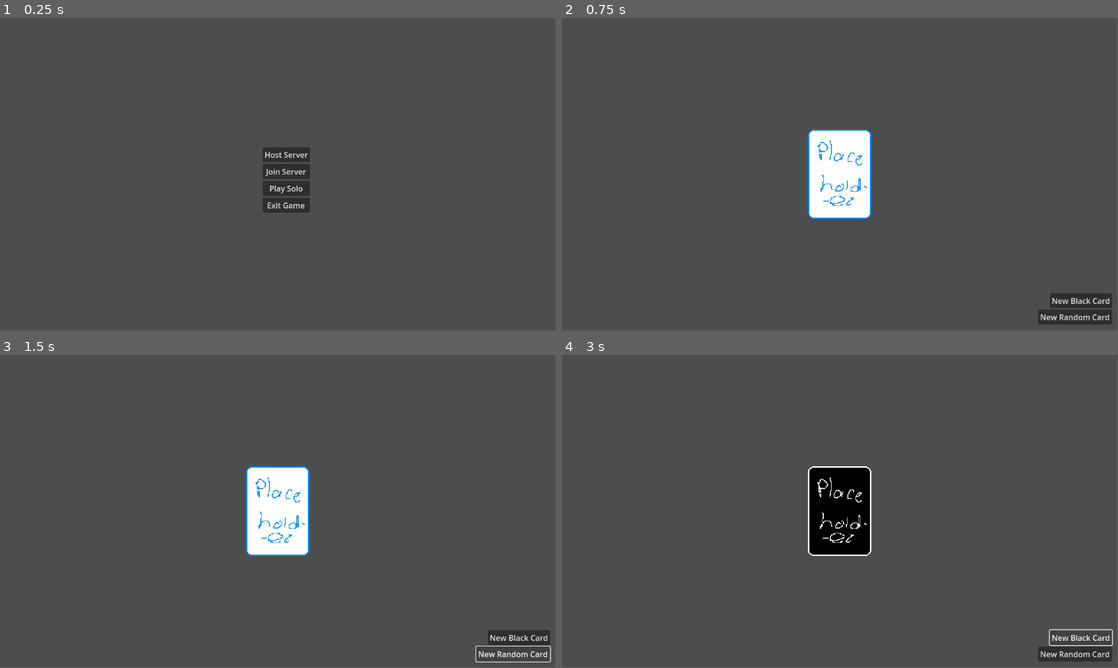
Above: before the commit, frames 1-4 (two rows, left to right).
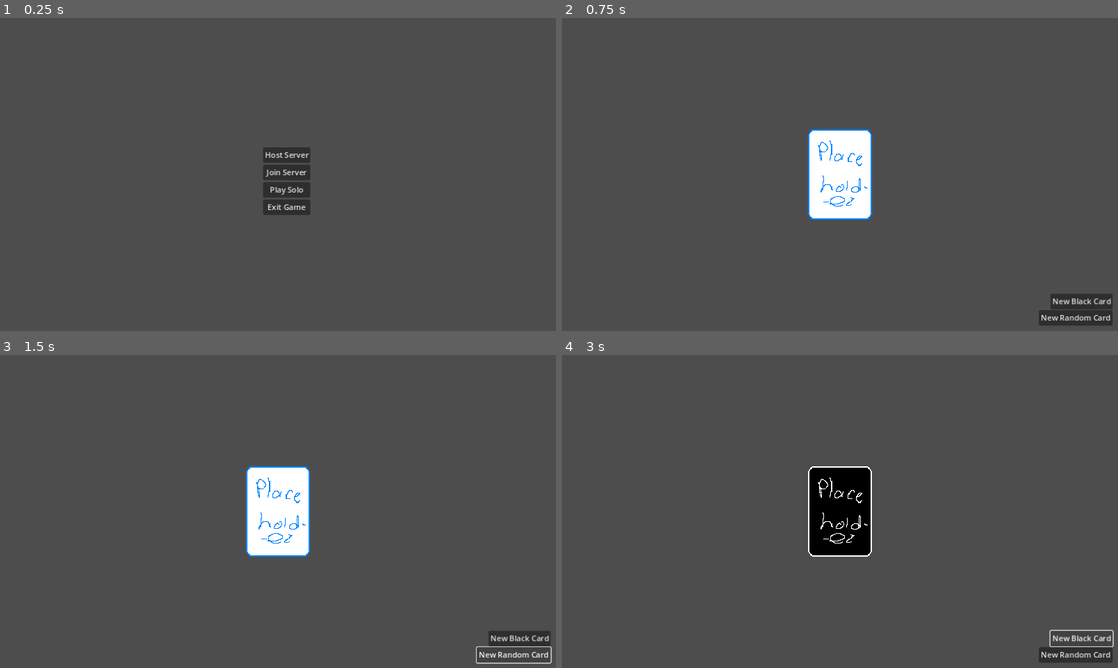
Above: after the commit, the same moments.

Repository: PathToEmpathy/Path-to-Empathy
Game: Godot game, scene res://NODE/main.tscn
Same seed, same stepped clock (60 frames per second), same inputs: the game is played once before the commit and once after it.
Inputs:
- Up to frame 1 (0.25 s): no input
- Up to frame 2 (0.75 s): click "Play Solo" at 0.5 s
- Up to frame 3 (1.5 s): click "New Random Card" at 1.25 s
- Up to frame 4 (3 s): click "New Random Card" at 2 s; click "New Black Card" at 2.75 s
In our replay, the window is 799x449 before the commit and 800x450 after it. These sizes can differ from the game's own. Grey fills any space a smaller window leaves; there, only what the larger window draws over its background counts as a difference.

The runs differ from the first frame. In frame 1, 0.6% of the frame differs, in the area x 47-56%, y 42-63%; in frame 2, 0.8%; in frame 3, 0.9%; in frame 4, 0.9%, in the area x 44-100%, y 35-99%.
Error after the commit: Parse Error: Class "InHand" hides a global script class. (res://Script/States/InHand.gd:2)

Commit message:
Buttons now pop up when clicking on a card in hand, and playing a card changes it's state to OnTable

Diff:
--- /dev/null
+++ b/NODE/TableScene/buttons_sprite.tscn
@@ -0,0 +1,27 @@
+[gd_scene load_steps=4 format=3 uid="uid://bs44egchafdbd"]
+
+[ext_resource type="Texture2D" uid="uid://bpp38jseg1nrv" path="res://Assets/buttons.png" id="1_5jle5"]
+[ext_resource type="Script" path="res://Script/area_2d.gd" id="2_1m33c"]
+
+[sub_resource type="RectangleShape2D" id="RectangleShape2D_phoxm"]
+size = Vector2(40, 32)
+
+[node name="Buttons Sprite" type="Sprite2D"]
+visible = false
+texture_filter = 1
+position = Vector2(0, -78.6667)
+texture = ExtResource("1_5jle5")
+
+[node name="ConfirmArea" type="Area2D" parent="."]
+script = ExtResource("2_1m33c")
+
+[node name="CollisionShape2D" type="CollisionShape2D" parent="ConfirmArea"]
+position = Vector2(-24, 1.52588e-05)
+shape = SubResource("RectangleShape2D_phoxm")
+
+[node name="CancelArea" type="Area2D" parent="."]
+script = ExtResource("2_1m33c")
+
+[node name="CollisionShape2D" type="CollisionShape2D" parent="CancelArea"]
+position = Vector2(24, 0)
+shape = SubResource("RectangleShape2D_phoxm")
--- /dev/null
+++ b/NODE/TableScene/card_area.tscn
@@ -0,0 +1,12 @@
+[gd_scene load_steps=3 format=3 uid="uid://jt0fh5ge8k3a"]
+
+[ext_resource type="Script" path="res://Script/area_2d.gd" id="1_nx2en"]
+
+[sub_resource type="RectangleShape2D" id="RectangleShape2D_y8paj"]
+size = Vector2(88, 124)
+
+[node name="CardArea" type="Area2D"]
+script = ExtResource("1_nx2en")
+
+[node name="CollisionShape2D" type="CollisionShape2D" parent="."]
+shape = SubResource("RectangleShape2D_y8paj")
--- a/NODE/TableScene/card_base.tscn
+++ b/NODE/TableScene/card_base.tscn
@@ -1,6 +1,11 @@
-[gd_scene load_steps=3 format=3 uid="uid://bh0bec27jggg2"]
+[gd_scene load_steps=8 format=3 uid="uid://bh0bec27jggg2"]
 
 [ext_resource type="Texture2D" uid="uid://dfci41j1m5ufo" path="res://Assets/PtE_Placeholders.png" id="1_5pdi3"]
+[ext_resource type="Script" path="res://Script/state_machine.gd" id="2_o7k2q"]
+[ext_resource type="Script" path="res://Script/States/InHand.gd" id="3_rxm5q"]
+[ext_resource type="Script" path="res://Script/on_table.gd" id="4_ka7qn"]
+[ext_resource type="PackedScene" uid="uid://jt0fh5ge8k3a" path="res://Node/TableScene/card_area.tscn" id="5_x0yly"]
+[ext_resource type="PackedScene" uid="uid://bs44egchafdbd" path="res://Node/TableScene/buttons_sprite.tscn" id="6_vc7bp"]
 
 [sub_resource type="AtlasTexture" id="AtlasTexture_ooie7"]
 atlas = ExtResource("1_5pdi3")
@@ -9,6 +14,29 @@
 [node name="CardBase" type="Node2D"]
 scale = Vector2(1.5, 1.5)
 
-[node name="Sprite2D" type="Sprite2D" parent="."]
+[node name="CardSprite" type="Sprite2D" parent="."]
 texture_filter = 1
 texture = SubResource("AtlasTexture_ooie7")
+
+[node name="StateMachine" type="Node" parent="."]
+script = ExtResource("2_o7k2q")
+
+[node name="InHand" type="Node" parent="StateMachine" node_paths=PackedStringArray("card", "buttons", "cardArea")]
+script = ExtResource("3_rxm5q")
+card = NodePath("../..")
+buttons = NodePath("../../Buttons Sprite")
+cardArea = NodePath("../../CardArea")
+
+[node name="OnTable" type="Node" parent="StateMachine"]
+script = ExtResource("4_ka7qn")
+
+[node name="CardArea" parent="." instance=ExtResource("5_x0yly")]
+visible = false
+
+[node name="Buttons Sprite" parent="." instance=ExtResource("6_vc7bp")]
+
+[connection signal="on_click" from="CardArea" to="StateMachine/InHand" method="_on_card_area_on_click"]
+[connection signal="on_click" from="Buttons Sprite/ConfirmArea" to="StateMachine/InHand" method="_on_confirm_area_on_click"]
+[connection signal="on_click" from="Buttons Sprite/CancelArea" to="StateMachine/InHand" method="_on_cancel_area_on_click"]
+
+[editable path="Buttons Sprite"]
--- /dev/null
+++ b/SCRIPT/States/InHand.gd
@@ -0,0 +1,30 @@
+extends State
+class_name InHand
+
+@export var card: Node2D
+@export var buttons: Sprite2D
+@export var cardArea: Area2D
+
+func enter():
+	cardArea.visible = true
+
+
+func exit():
+	buttons.visible = false
+	cardArea.visible = false
+
+
+func _on_card_area_on_click() -> void:
+	if buttons.visible == false:
+		buttons.visible = true
+	else:
+		buttons.visible = false
+
+func _on_confirm_area_on_click() -> void:
+	print("Confirmed")
+
+	Transitioned.emit(self, "OnTable")
+
+
+func _on_cancel_area_on_click() -> void:
+	buttons.visible = false
--- /dev/null
+++ b/SCRIPT/States/State.gd
@@ -0,0 +1,10 @@
+extends Node
+class_name State
+
+signal Transitioned
+
+func Enter():
+	pass
+
+func Exit():
+	pass
--- /dev/null
+++ b/SCRIPT/area_2d.gd
@@ -0,0 +1,9 @@
+extends Area2D
+
+signal on_click
+
+func _input_event(viewport, event, shape_idx):
+	if event is InputEventMouseButton \
+	and event.button_index == MOUSE_BUTTON_LEFT \
+	and event.is_pressed():
+		on_click.emit()
--- a/SCRIPT/card_spawner.gd
+++ b/SCRIPT/card_spawner.gd
@@ -7,25 +7,20 @@
 	var card = card_base.instantiate()
 	var sprite = card.get_child(0)
 
-	# Generate a random number and decide card color accordingly
-	var num: int = randi() % 100
 	# Percentage change of the new card being red
 	var threshold: int = 20
+	var num: int = randi() % 100
 
 	if num > threshold:
 		sprite.texture.region = Rect2(0, 0, 88, 124)
 	else:
 		sprite.texture.region = Rect2(88, 0, 88, 124)
 
-	# Add the sprite to the card node and the card node to the scene
-	get_node("/root/TableScene/PlayerHand").add_child(card)
-
 func spawn_black_card() -> void:
 	var card = card_base.instantiate()
 	var sprite = card.get_child(0)
 
 	sprite.texture.region = Rect2(176, 0, 88, 124)
-	get_node("/root/TableScene/PlayerHand").add_child(card)
 
 # These are signals that need to spawn a card
 func _on_new_card_button_pressed() -> void:
--- /dev/null
+++ b/SCRIPT/on_table.gd
@@ -0,0 +1,5 @@
+extends State
+
+func enter():
+	#move card onto available slot on board
+	get_parent().get_parent().rotation = 1.5
--- a/SCRIPT/player_hand.gd
+++ b/SCRIPT/player_hand.gd
@@ -4,6 +4,6 @@
 #TODO make sure cards back up to 5 when exiting the dialogue scene
 
 func _on_tree_entered() -> void:
-	for i in clamp(5 - get_child_count(), 0, 5):
+	for i in clamp(5 - get_child_count(), 0, 1):
 		request.emit()
 		print("Requesting initial card")
--- /dev/null
+++ b/SCRIPT/state_machine.gd
@@ -0,0 +1,32 @@
+extends Node
+
+var initial_state: State
+var current_state: State
+var states: Dictionary = {}
+
+func _ready() -> void:
+	initial_state = get_child(0)
+
+	for child in get_children():
+		if child is State:
+			states[child.name.to_lower()] = child
+			child.Transitioned.connect(on_child_transition)
+
+	if initial_state:
+		initial_state.enter()
+		current_state = initial_state
+
+func on_child_transition(state, new_state_name):
+	if state != current_state:
+		return
+
+	var new_state = states.get(new_state_name.to_lower())
+	if !new_state:
+		print("It went wrong here")
+		return
+
+	if current_state:
+		current_state.exit()
+
+	new_state.enter()
+	current_state = new_state
--- a/project.godot
+++ b/project.godot
@@ -19,6 +19,10 @@
 
 MultiplayerManager="*res://Script/multiplayer_manager.gd"
 
+[display]
+
+window/stretch/mode="canvas_items"
+
 [dotnet]
 
 project/assembly_name="path-to-empathy"
Binary file added: Assets/Card_slot.png
Not shown, added: Assets/Card_slot.png.import
Binary file added: Assets/buttons.png
Not shown, added: Assets/buttons.png.import
Not shown, added: NODE/TableScene/car132F.tmp
Not shown, added: NODE/TableScene/carD3BD.tmp
Not shown, added: NODE/TableScene/carEAC0.tmp
